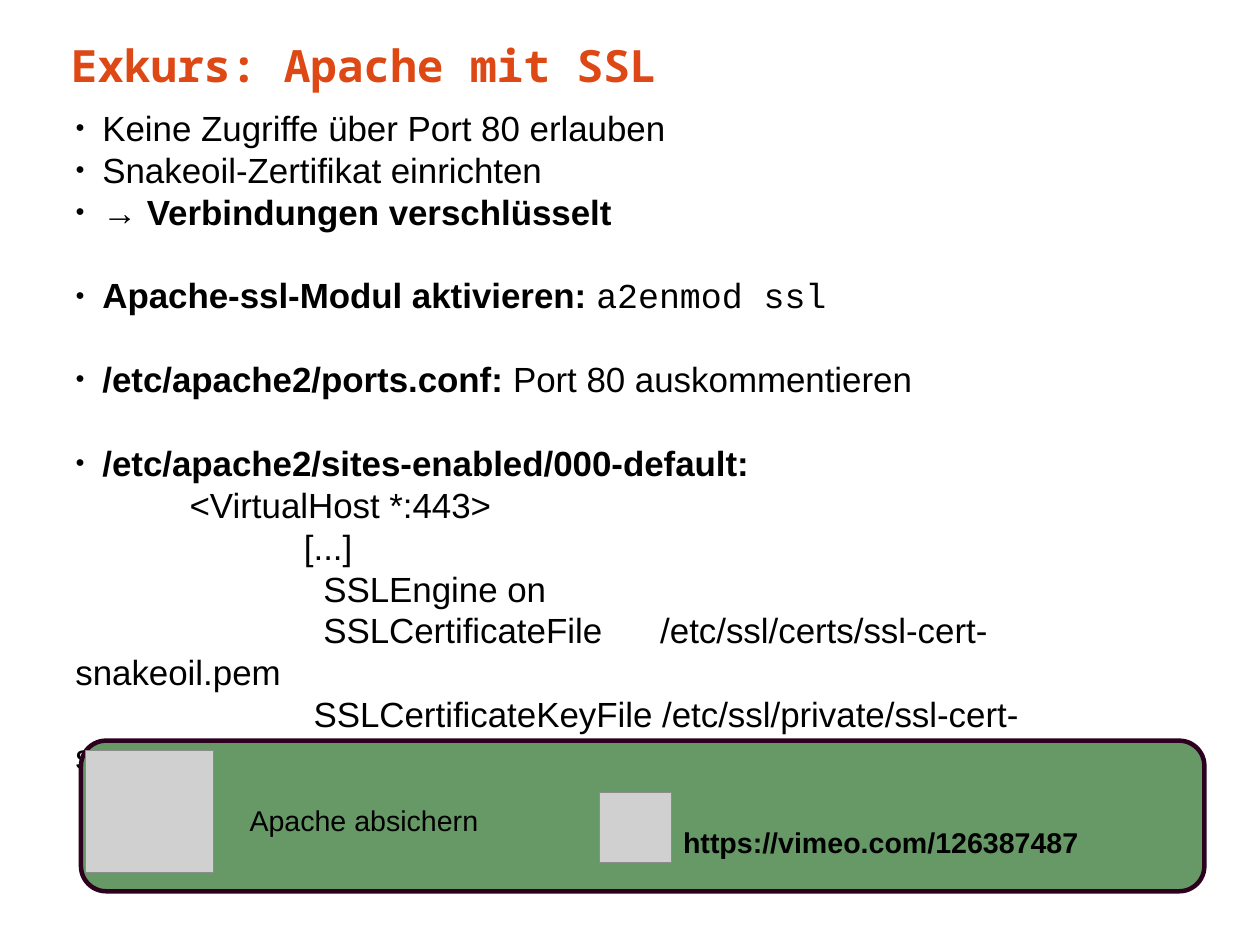
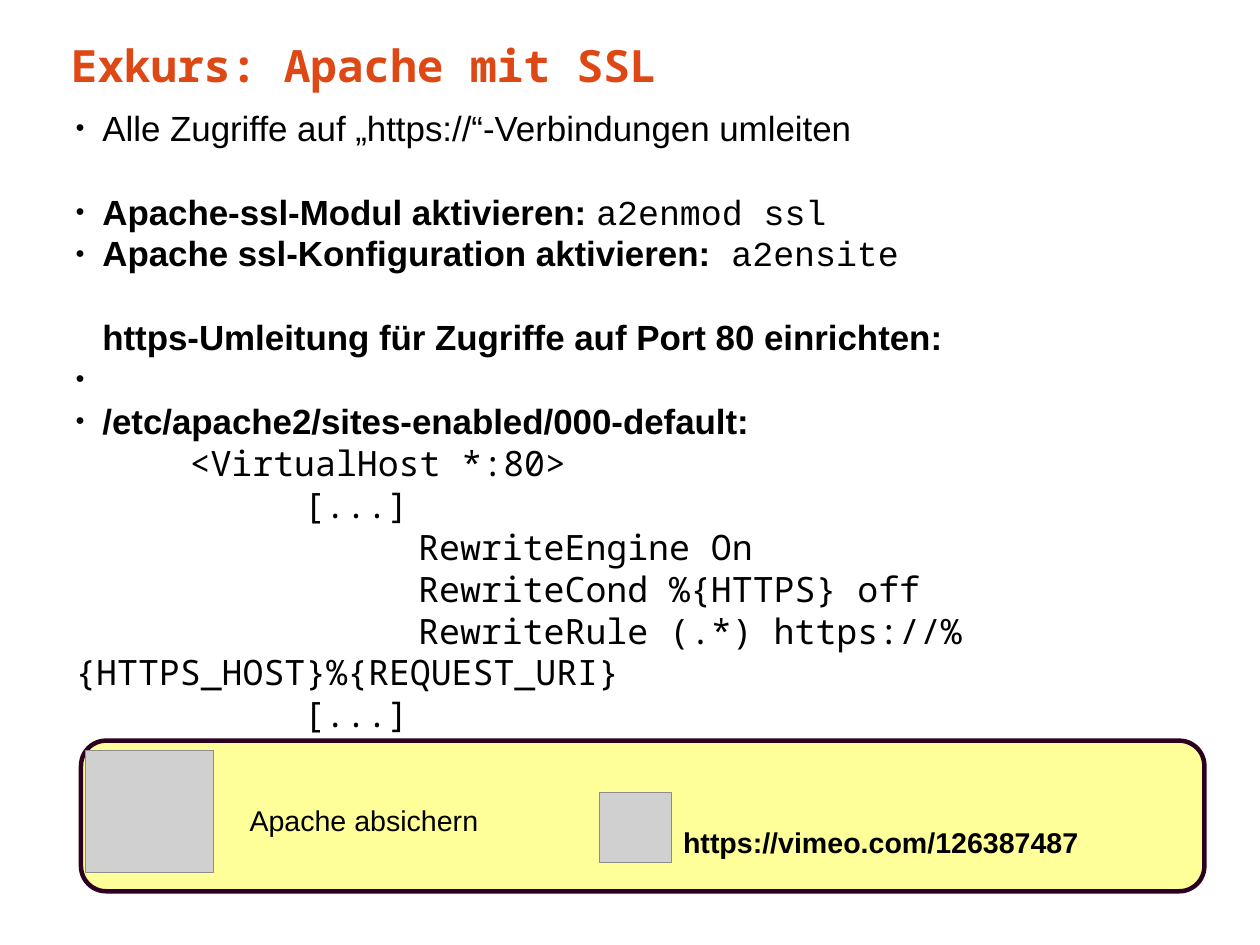
Before and after one commit to musikhuber/fobi-ES, a slide deck: slide 5 of material-OMD/praesentationen/010_omd_installation_erste_schritte.odp. Drawn at 1260x945 pixels with LibreOffice and Linux fonts; fonts in the diff are those of the drawing; grey boxes stand for pictures. Boxes give left, top, right and bottom in pixels: in the first picture for what was removed or moved away, otherwise in the second. Text is boxed around its words. In the diff, an @@ line names an element or a change of style, - is before the commit and + after.

Commit message:
Verfahren fuer https korrigiert

```diff
--- a/material-OMD/praesentationen/010_omd_installation_erste_schritte.odp
+++ b/material-OMD/praesentationen/010_omd_installation_erste_schritte.odp
@@ text at [102, 115, 851, 148]: text changed @@
-● Keine Zugriffe über Port 80 erlauben
-● Snakeoil-Zertifikat einrichten
-● → Verbindungen verschlüsselt
+● Alle Zugriffe auf „https://“-Verbindungen umleiten
@@ text at [102, 240, 942, 357]: text changed @@
-● /etc/apache2/ports.conf: Port 80 auskommentieren
+● Apache ssl-Konfiguration aktivieren: a2ensite
+  https-Umleitung für Zugriffe auf Port 80 einrichten:
@@ text at [190, 449, 566, 477]: text changed; font Arial to Noto Sans Mono @@
-<VirtualHost *:443>
+<VirtualHost *:80>
@@ text at [75, 533, 962, 692]: text changed; font Arial to Noto Sans Mono @@
-SSLEngine on
-SSLCertificateFile /etc/ssl/certs/ssl-cert-snakeoil.pem
-SSLCertificateKeyFile /etc/ssl/private/ssl-cert-snakeoil.key
+RewriteEngine On
+RewriteCond %{HTTPS} off
+RewriteRule (.*) https://%{HTTPS_HOST}%{REQUEST_URI}
@@ rounded rectangle at [81, 741, 1205, 892]: fill #669966 to #FFFF99 @@
@@ text at [190, 736, 483, 779]: font Arial to Noto Sans Mono in "[...]", "[...]", "</VirtualHost>" @@
```
Also in this commit, not shown: 5 other slides changed, 5 other files.
